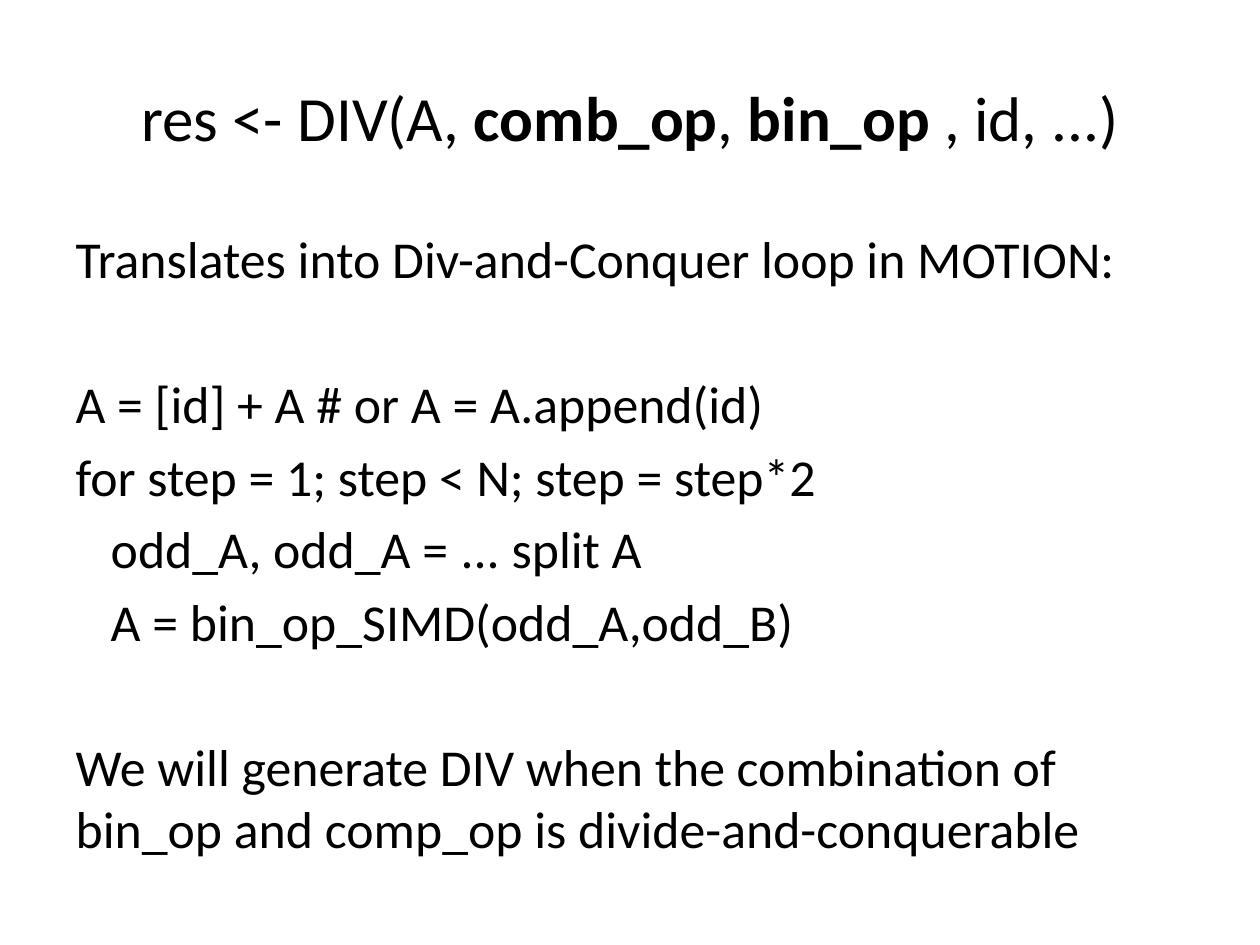
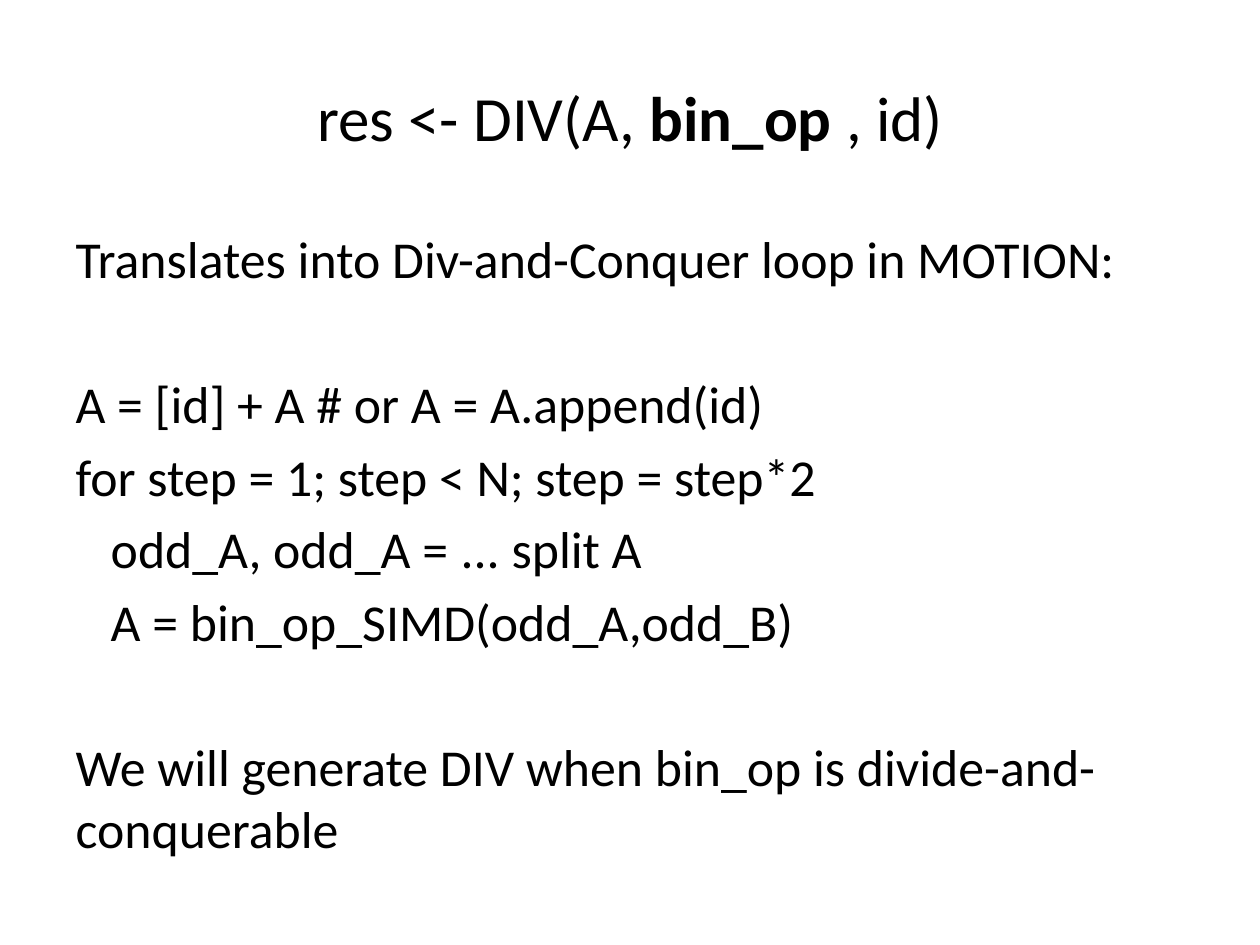
Before and after one commit to milana2/ParallelizationForMPC, a slide deck: slide 11 of MPC_Compiler_Misc_Notes.pptx. Drawn at 1260x945 pixels with LibreOffice and Linux fonts; fonts in the diff are those of the drawing. Boxes give left, top, right and bottom in pixels: in the first picture for what was removed or moved away, otherwise in the second. Text is boxed around its words. In the diff, an @@ line names an element or a change of style, - is before the commit and + after.

Commit message:
Updated Phase 1: Syntax Checker grammar

```diff
--- a/MPC_Compiler_Misc_Notes.pptx
+++ b/MPC_Compiler_Misc_Notes.pptx
@@ title at box(317, 95, 943, 151): text changed @@
-res <- DIV(A, comb_op, bin_op , id, ...)
+res <- DIV(A, bin_op , id)
@@ text at box(76, 750, 1095, 857): text changed @@
-We will generate DIV when the combination of bin_op and comp_op is divide-and-conquerable
+We will generate DIV when bin_op is divide-and-conquerable
```
Also in this commit, not shown: 4 other slides changed, 3 slides added, 1 slide removed.
